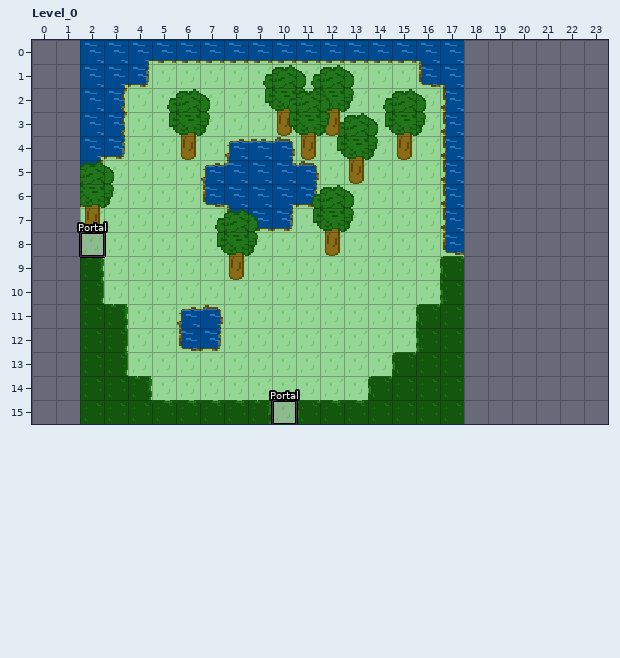
Level history. LDtk project: data/map.ldtk. The first picture shows the starting point.
Cells are 16x16 px. Shown: Level_0 x 0..23, y 0..15. The old version is drawn lined up with the new one.
The same view after the edit:
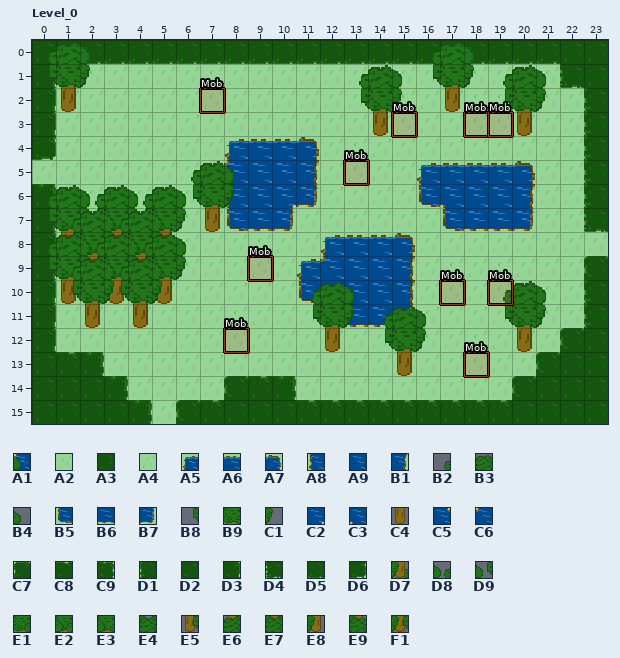
Key: from "BG_IntGrid": A1 1, A2 2, A3 3; from "Tileset2": A4 1, A5 4, A6 5, A7 6, A8 20, A9 21, B1 22, B2 32, B3 33, B4 34, B5 36, B6 37, B7 38, B8 48, B9 49, C1 50, C2 52, C3 53, C4 65, C5 68, C6 69, C7 84, C8 85, C9 86, D1 100, D2 101, D3 102, D4 116, D5 117, D6 118, D7 32 under 65 under 50, D8 34 under 32, D9 34 under 48, E1 49 under 32, E2 49 under 32 under 34, E3 49 under 34, E4 50 under 48 under 33, E5 65 under 48, E6 65 under 48 under 33, E7 65 under 48 under 50 under 33, E8 65 under 50, E9 65 under 50 under 33, F1 65 under 50 under 48.
__ is an empty cell, ## one hidden under a higher layer.
Objects are placed by their top-left corner, in cells (3,4 is the top-left corner of cell 3,4); size is 1x1 cell unless given.
Tiles replaced or removed in this view: A1, A2, A3, A4, A5, A7, A8, A9, B1, B2, B3, B4, B5, B6, B7, B8, B9, C1, C2, C3, C4, C5, C7, C8, C9, D1, D2, D3, D7, D8, D9, E1, E3, E4, E5.
Difference:
Changed rows in their new state; .. is an unchanged cell.
map size 16x16 -> 24x16 cells (old content now starts at 2,0; both pictures use the new coordinates)
Layer "BG_IntGrid":
first column x 0:
 0 A3 A3 A3 A3 A3 A3 A3 A3 A3 A3 A3 A3 A3 A3 A3 A3 A3 A3 A3 A3 A3 A3 A3 A3
 1 A3 A2 A2 A2 A2 .. .. .. .. .. .. .. .. .. .. .. A2 A2 A2 A2 A2 A2 A3 A3
 2 A3 A2 A2 A2 .. .. .. .. .. .. .. .. .. .. .. .. .. A2 A2 A2 A2 A2 A2 A3
 3 A3 A2 A2 A2 .. .. .. .. .. .. .. .. .. .. .. .. .. A2 A2 A2 A2 A2 A2 A3
 4 A3 A2 A2 A2 .. .. .. .. .. .. .. A1 .. .. .. .. .. A2 A2 A2 A2 A2 A2 A3
 5 A2 A2 A2 .. .. .. .. .. .. .. .. .. .. .. .. .. A1 .. A1 A1 A1 A2 A2 A3
 6 A3 A2 A2 .. .. .. .. .. .. .. .. .. .. .. .. .. A1 .. A1 A1 A1 A2 A2 A3
 7 A3 A2 .. .. .. .. .. .. .. .. .. .. .. .. .. .. .. .. A1 A1 A1 A2 A2 A3
 8 A3 A2 .. .. .. .. .. .. .. .. .. .. A1 A1 A1 A1 .. A2 A2 A2 A2 A2 A2 A2
 9 A3 A2 A2 .. .. .. .. .. .. .. .. A1 A1 A1 A1 A1 .. A2 A2 A2 A2 A2 A2 A3
10 A3 A2 A2 .. .. .. .. .. .. .. .. A1 A1 A1 A1 A1 .. A2 A2 A2 A2 A2 A2 A3
11 A3 A2 A2 A2 .. .. A2 A2 .. .. .. .. A1 A1 A1 A1 A2 A2 A2 A2 A2 A2 A2 A3
12 A3 A2 A2 A2 .. .. A2 A2 .. .. .. .. .. .. .. .. A2 A2 A2 A2 A2 A2 A3 A3
13 A3 A3 .. A2 .. .. .. .. .. .. .. .. .. .. .. A2 A2 A2 A2 A2 A2 A3 A3 A3
14 A3 A3 .. .. A2 .. .. .. A3 A3 A3 .. .. .. A2 A2 A2 A2 A2 A2 A3 A3 A3 A3
15 A3 A3 .. .. .. A2 .. .. .. .. A3 .. .. .. .. .. .. .. A3 A3 A3 A3 A3 A3
Layer "BG_AutoLayer_baked":
first column x 0:
 0 D2 D5 D5 D5 D5 D5 D5 D5 D5 D5 D5 D5 D5 D5 D5 D5 D5 D5 D5 D5 D5 D5 D2 D2
 1 D3 A4 A4 A4 A4 .. .. .. .. .. .. .. .. .. .. .. A4 A4 A4 A4 A4 A4 D4 D2
 2 D3 A4 A4 A4 .. .. .. .. .. .. .. .. .. .. .. .. .. A4 A4 A4 A4 A4 A4 D1
 3 D3 A4 A4 A4 .. .. .. .. .. .. .. .. .. .. .. .. .. A4 A4 A4 A4 A4 A4 D1
 4 D6 A4 A4 A4 .. .. .. .. .. .. A6 A7 .. .. .. .. .. A4 A4 A4 A4 A4 A4 D1
 5 A4 A4 A4 .. .. .. .. .. .. .. A9 B1 .. .. .. .. A5 A6 A6 A6 A7 A4 A4 D1
 6 C9 A4 A4 .. .. .. .. .. .. .. .. .. .. .. .. .. B5 C3 A9 A9 B1 A4 A4 D1
 7 D3 A4 .. .. .. .. .. .. .. .. .. .. .. .. .. .. .. B5 B6 B6 B7 A4 A4 D4
 8 D3 A4 .. .. .. .. .. .. .. .. .. .. A5 A6 A6 A7 .. A4 A4 A4 A4 A4 A4 A4
 9 D3 A4 ## .. .. .. .. .. .. .. .. A5 C6 A9 A9 B1 .. A4 A4 A4 A4 A4 A4 C7
10 D3 A4 A4 .. .. .. .. .. .. .. .. B5 C3 A9 A9 B1 .. A4 A4 A4 A4 A4 A4 D1
11 D3 A4 A4 A4 .. .. A4 A4 .. .. .. .. B5 B6 B6 B7 A4 A4 A4 A4 A4 A4 A4 D1
12 D3 A4 A4 A4 .. .. A4 A4 .. .. .. .. .. .. .. .. A4 A4 A4 A4 A4 A4 C7 D2
13 D2 C8 C9 A4 .. .. .. .. .. .. .. .. .. .. .. A4 A4 A4 A4 A4 A4 C7 D2 D2
14 D2 D2 .. C9 A4 .. .. .. C7 C8 C9 .. .. .. A4 A4 A4 A4 A4 A4 C7 D2 D2 D2
15 D2 D2 .. .. C9 A4 C7 .. D2 D2 D2 C8 .. .. C8 C8 C8 C8 C8 C8 D2 D2 D2 D2
Layer "FG_Tiles":
first column x 0:
 0 B2 B3 B4 .. .. .. .. .. .. .. .. .. .. .. .. .. B2 B3 B4 .. .. ..
 1 B8 B9 C1 .. .. .. .. .. .. __ __ __ __ B2 B3 B4 B8 B9 C1 B2 B3 B4
 2 .. C4 .. .. .. __ __ __ .. __ __ __ __ B8 B9 C1 __ C4 .. B8 B9 C1
 3 .. .. .. .. .. __ __ __ .. .. __ __ __ __ C4 __ __ .. .. .. C4 ..
 4 .. .. .. .. .. .. __ .. .. .. .. __ __ __ __ __ .. .. .. .. .. ..
 5 .. .. __ __ .. .. B2 B3 B4 .. .. .. .. __ .. .. .. .. .. .. .. ..
 6 B2 B3 D8 B3 D8 B3 D9 B9 C1 .. .. __ __ __ .. .. .. .. .. .. .. ..
 7 B8 E1 E4 E2 E4 E3 C1 C4 __ __ .. __ __ __ .. .. .. .. .. .. .. ..
 8 B2 E6 E2 E7 E2 E9 B4 __ __ __ .. .. __ .. .. .. .. .. .. .. .. ..
 9 B8 E1 E7 E2 E7 E3 C1 .. __ .. .. .. .. .. .. .. .. .. .. .. .. ..
10 .. E5 B9 F1 B9 E8 .. .. .. .. .. B2 B3 B4 .. .. .. .. .. B2 B3 B4
11 .. .. C4 .. C4 .. .. .. .. .. .. B8 B9 C1 B2 B3 B4 .. .. B8 B9 C1
12 .. .. .. .. .. .. .. .. .. .. .. .. C4 .. B8 B9 C1 .. .. .. C4 ..
13 .. .. .. .. .. .. .. .. .. .. .. .. .. .. .. C4 .. .. .. .. .. ..
Layer "Entities":
added: "Mob" rectangle at 7,2
added: "Mob" rectangle at 9,9
added: "Mob" rectangle at 8,12
added: "Mob" rectangle at 13,5
added: "Mob" rectangle at 15,3
added: "Mob" rectangle at 18,3
added: "Mob" rectangle at 19,3
added: "Mob" rectangle at 17,10
added: "Mob" rectangle at 18,13
added: "Mob" rectangle at 19,10
removed: "Portal" rectangle at 2,8
removed: "Portal" rectangle at 10,15
